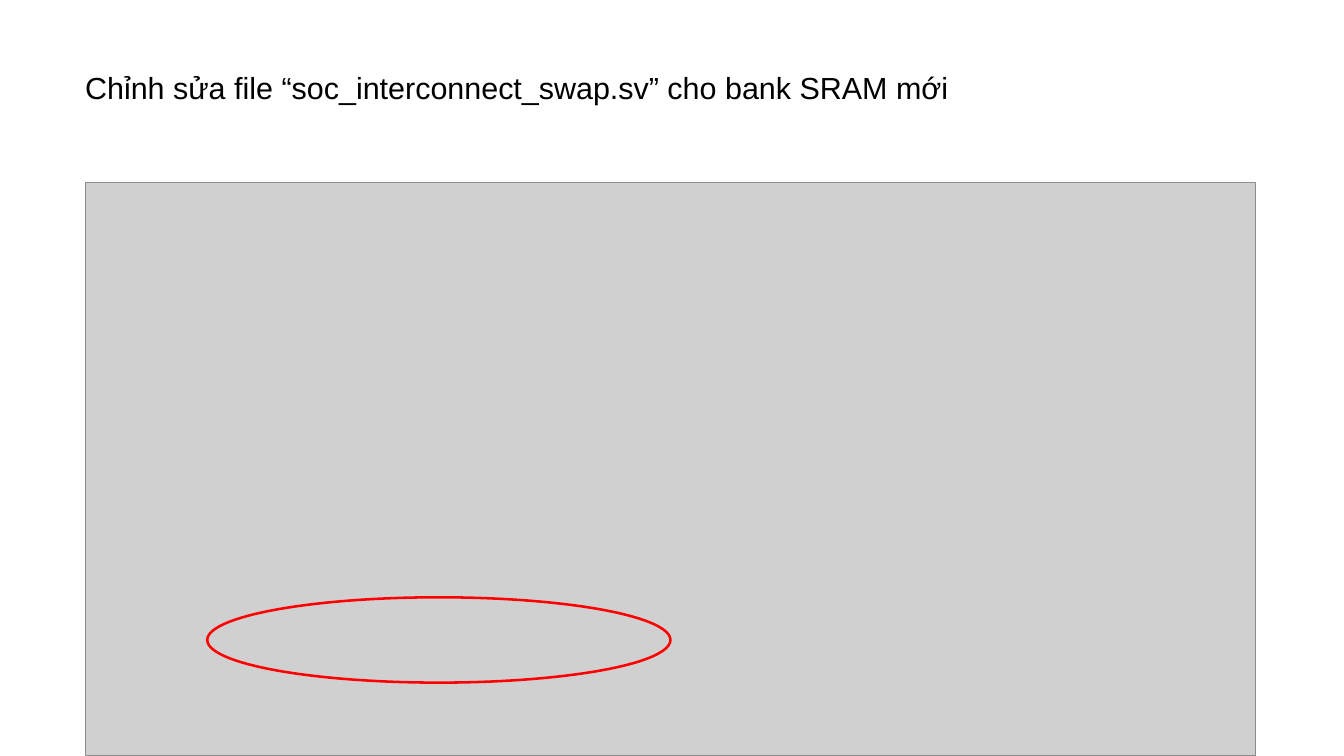
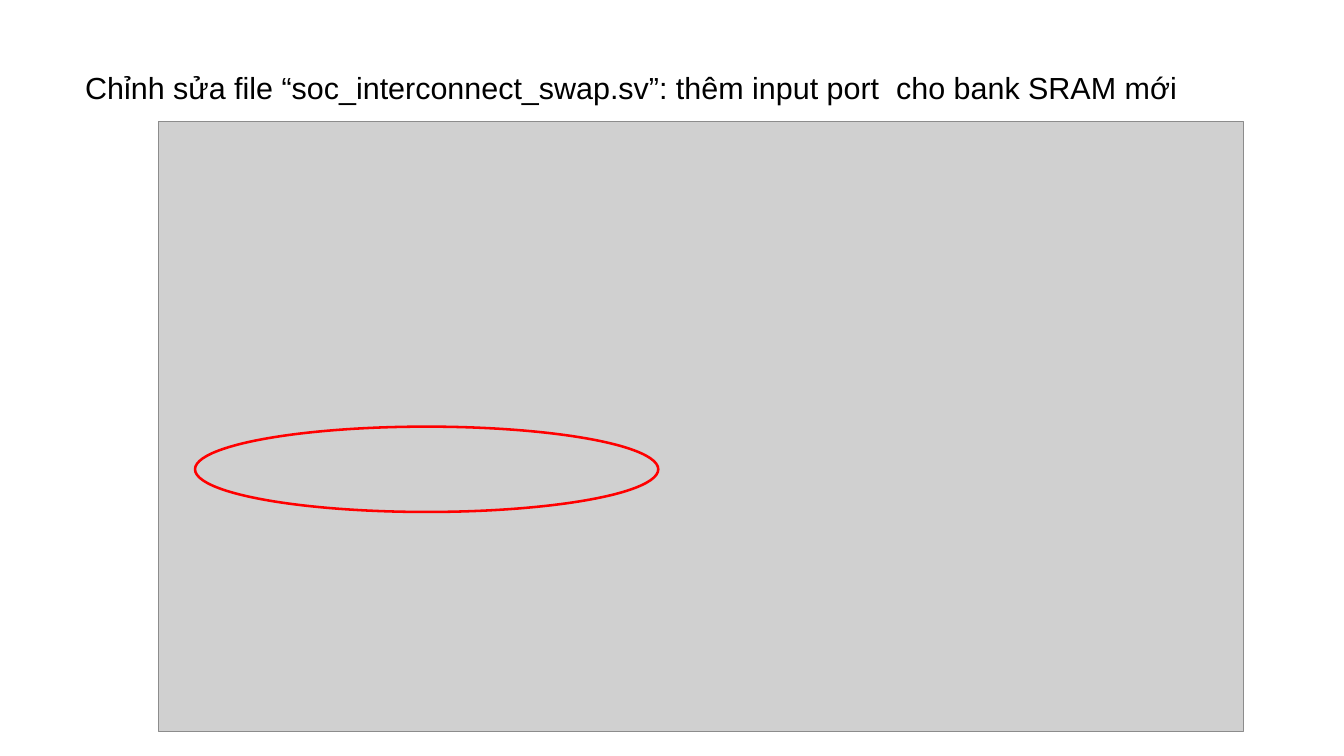
Before and after one commit to nguyendaithien/PULPISSIMO_DOCUMENT, a slide deck: slide 5 of PULP_GAN_CHAN.odp. Drawn at 1344x756 pixels with LibreOffice and Linux fonts; fonts in the diff are those of the drawing; grey boxes stand for pictures. Boxes give left, top, right and bottom in pixels: in the first picture for what was removed or moved away, otherwise in the second. Text is boxed around its words. In the diff, an @@ line names an element or a change of style, - is before the commit and + after.

```diff
--- a/PULP_GAN_CHAN.odp
+++ b/PULP_GAN_CHAN.odp
@@ text at <box>85,76,1177,105</box>: text changed @@
-Chỉnh sửa file “soc_interconnect_swap.sv” cho bank SRAM mới
+Chỉnh sửa file “soc_interconnect_swap.sv”: thêm input port cho bank SRAM mới
@@ picture: place and size @@
-picture at <box>85,183,1256,756</box>
+picture at <box>159,122,1244,732</box>
@@ ellipse: place and size @@
-ellipse at <box>207,598,671,683</box>
+ellipse at <box>195,427,659,512</box>
```
Also in this commit, not shown: 3 other slides changed, 4 slides added.
